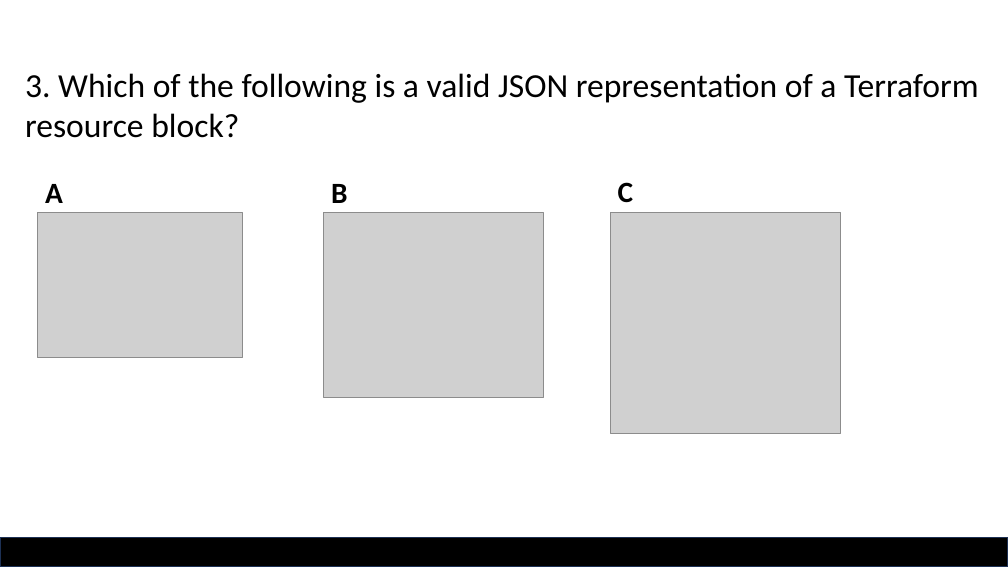
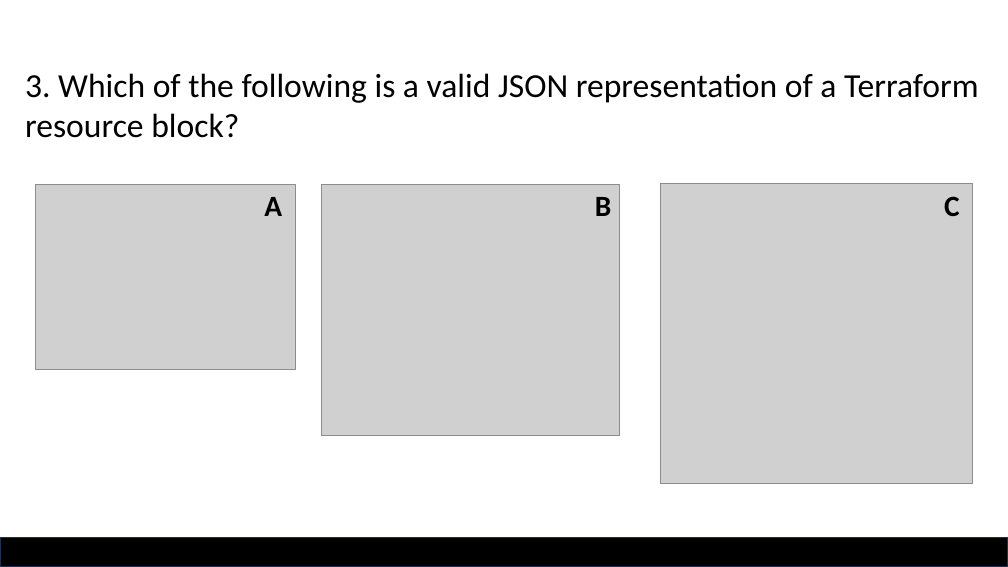
Before and after one commit to qatip/tf-int-trainers, a slide deck: slide 21 of module_2_json_syntax.pptx. Drawn at 1008x567 pixels with LibreOffice and Linux fonts; fonts in the diff are those of the drawing; grey boxes stand for pictures; background and template pictures are left out. Boxes give left, top, right and bottom in pixels: in the first picture for what was removed or moved away, otherwise in the second. Text is boxed around its words. In the diff, an @@ line names an element or a change of style, - is before the commit and + after.

```diff
--- a/module_2_json_syntax.pptx
+++ b/module_2_json_syntax.pptx
@@ picture: place and size @@
-picture at bbox=[38, 212, 243, 358]
+picture at bbox=[35, 185, 295, 369]
@@ text "A": place and size @@
-text "A" at bbox=[45, 184, 63, 203]
+text "A" at bbox=[264, 197, 282, 216]
@@ picture: place and size @@
-picture at bbox=[324, 212, 543, 397]
+picture at bbox=[321, 185, 620, 436]
@@ text "B": place and size @@
-text "B" at bbox=[331, 184, 347, 203]
+text "B" at bbox=[595, 197, 611, 216]
@@ picture: place and size @@
-picture at bbox=[610, 212, 841, 433]
+picture at bbox=[660, 184, 973, 484]
@@ text "C": place and size @@
-text "C" at bbox=[618, 182, 634, 203]
+text "C" at bbox=[944, 196, 960, 216]
```
Also in this commit, not shown: 5 other slides changed, 1 other file.
